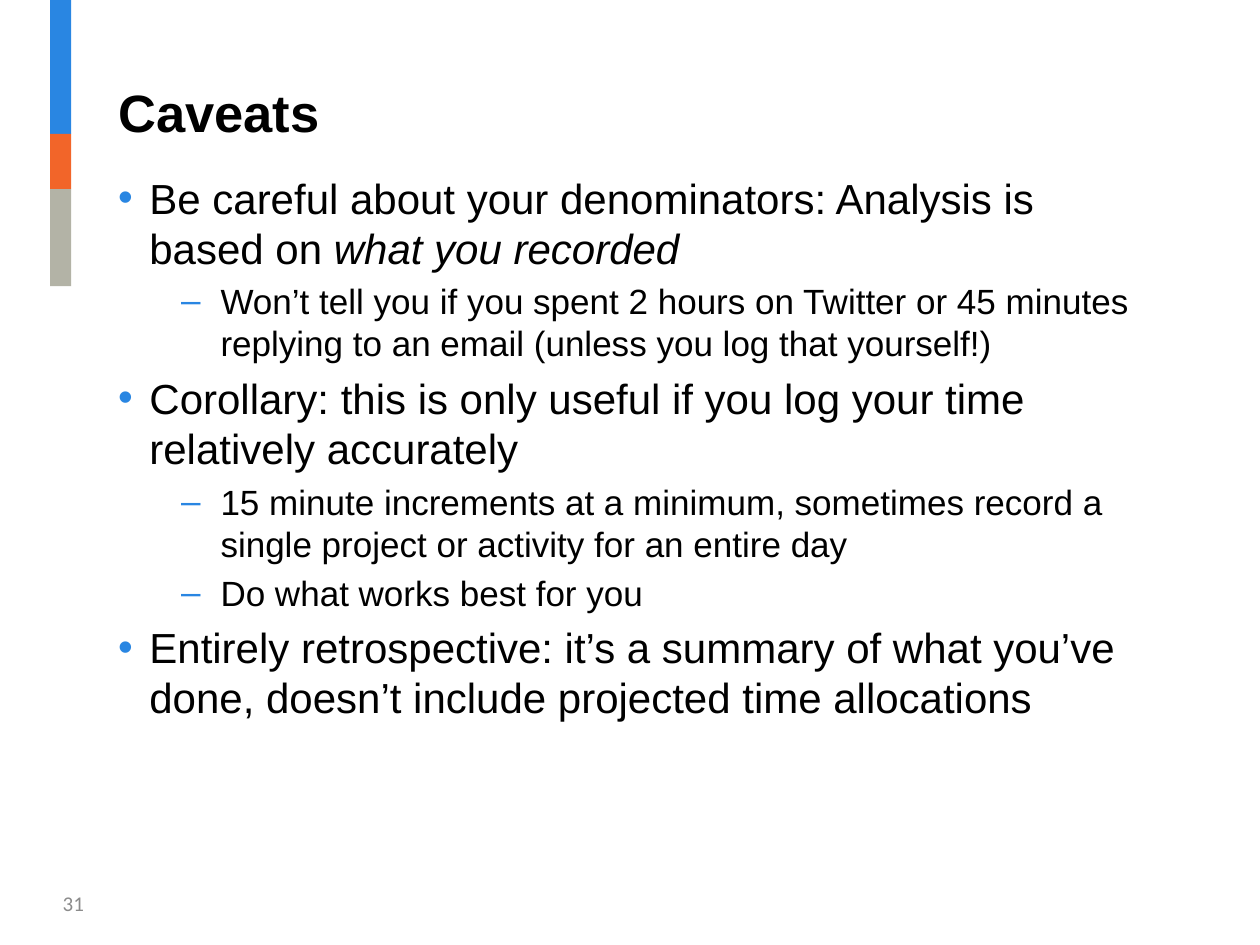
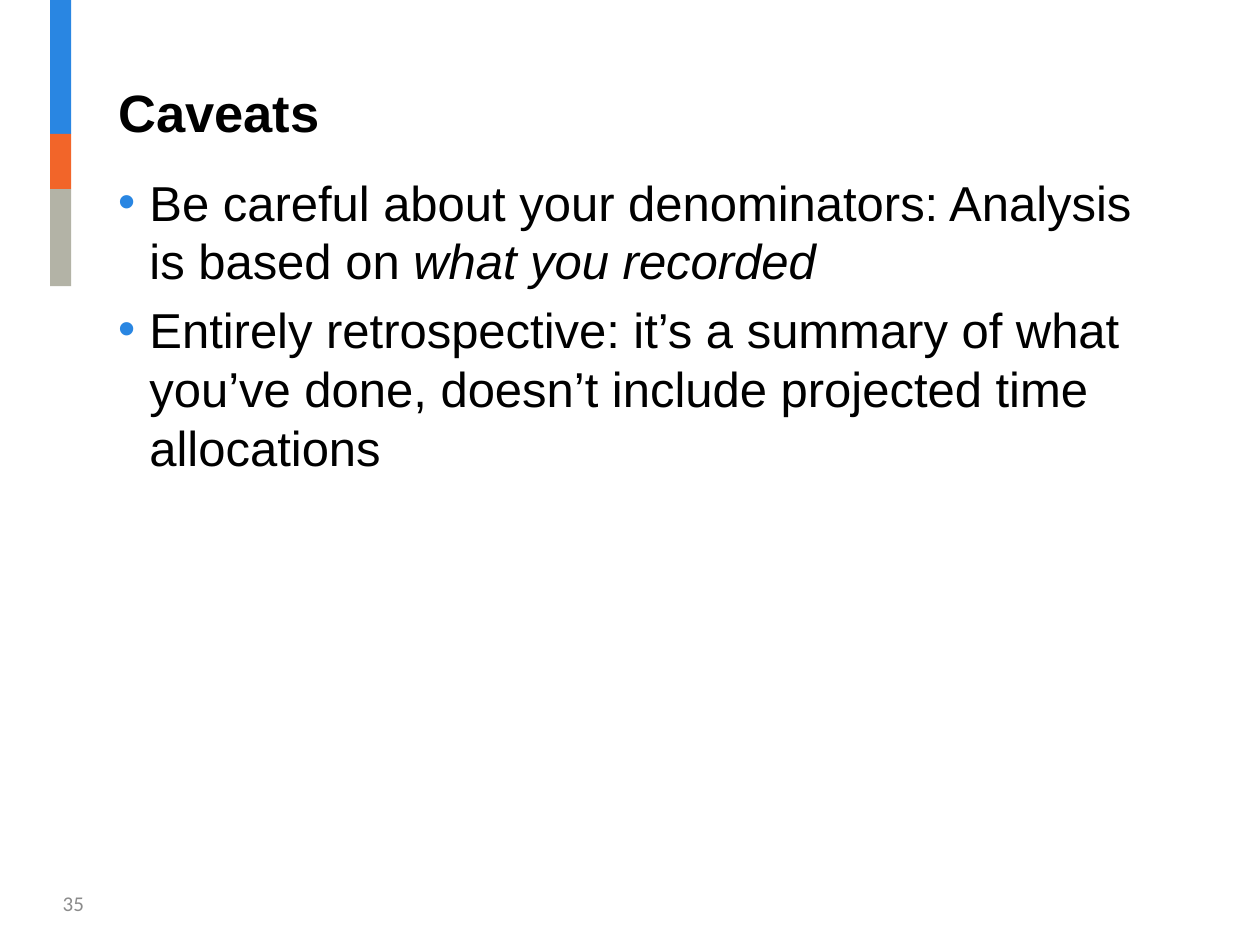
Before and after one commit to jalavery/timetrackR, a slide deck: slide 35 of Strategy and Innovation timetrackR Presentation.pptx (slide 31 before the commit). Drawn at 1260x945 pixels with LibreOffice and Linux fonts; fonts in the diff are those of the drawing; background and template pictures are left out. Boxes give left, top, right and bottom in pixels: in the first picture for what was removed or moved away, otherwise in the second. Text is boxed around its words. In the diff, an @@ line names an element or a change of style, - is before the commit and + after.

```diff
--- a/Strategy and Innovation timetrackR Presentation.pptx
+++ b/Strategy and Innovation timetrackR Presentation.pptx
@@ text "Be careful about your denominators: ..." at box(149, 185, 1131, 467): size 24 to 28 pt @@
@@ text at box(149, 288, 1129, 612): paragraphs removed @@
-  – Won’t tell you if you spent 2 hours on Twitter or 45 minutes replying to an email (unless you log that yourself!)
-• Corollary: this is only useful if you log your time relatively accurately
-  – 15 minute increments at a minimum, sometimes record a single project or activity for an entire day
-  – Do what works best for you
@@ page number at box(63, 897, 84, 911): text changed @@
-31
+35
```
Also in this commit, not shown: 11 other slides changed, 16 slides added, 12 slides removed, 9 other files.
